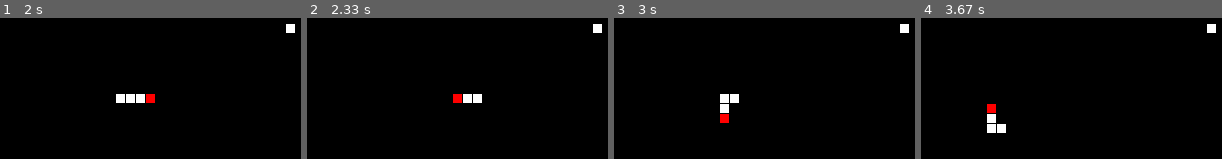
Above: before the commit, frames 1-4 (left to right).
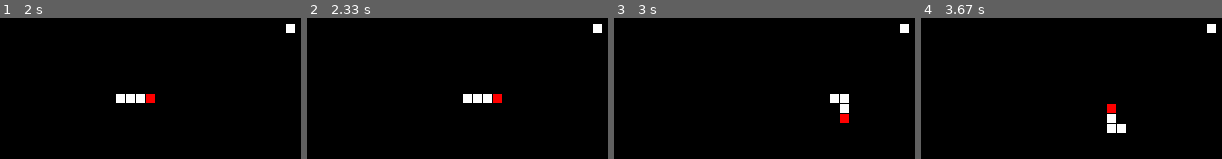
Above: after the commit, the same moments.

Repository: kaddour-khaled/pygame
Game: pygame game, started from main.py
Same seed, same stepped clock (60 frames per second), same inputs: the game is played once before the commit and once after it.
Inputs:
- Up to frame 1 (2 s): tap Enter at 0.33 s; hold Up 1.17-1.63 s; hold Right from 1.67 s (still down)
- Up to frame 2 (2.33 s): release Right at 2.13 s; hold Left from 2.17 s (still down)
- Up to frame 3 (3 s): release Left at 2.7 s; hold Down from 2.73 s (still down)
- Up to frame 4 (3.67 s): release Down at 3.03 s; hold Left 3.07-3.47 s; hold Up from 3.5 s (still down)

Frame 1 is identical in both runs. In frame 2, 0.6% of the frame differs, in the area x 48-65%, y 53-61%; in frame 3, 1.5%, in the area x 35-79%, y 53-75%; in frame 4, 1.5%.

Commit message:
handel collision betwwen food and snake

Diff:
--- a/main.py
+++ b/main.py
@@ -10,10 +10,12 @@
         self.run = True
         self.SIZE = self.WIDTH, self.HEIGHT = width, height
         self.snake = Snake(width // 2, height // 2)
-        self.food = {
-            'x': random.randrange(0, self.WIDTH - Snake.WIDTH_UNIT, Snake.WIDTH_UNIT),
-            'y': random.randrange(0, self.HEIGHT - Snake.HEIGHT_UNIT, Snake.HEIGHT_UNIT)
-            }
+        self.food = pygame.rect.Rect(
+            random.randrange(0, self.WIDTH - Snake.WIDTH_UNIT, Snake.WIDTH_UNIT),
+            random.randrange(0, self.HEIGHT - Snake.HEIGHT_UNIT, Snake.HEIGHT_UNIT),
+            Snake.WIDTH_UNIT-1,
+            Snake.HEIGHT_UNIT-1
+            )
 
     def on_init(self):
         # initialize pygame and all modules
@@ -29,24 +31,26 @@
         if event.type == pygame.QUIT:
             self.run = False
         if event.type == pygame.KEYDOWN:
-            if event.key == pygame.K_UP:
+            if event.key == pygame.K_UP and self.dy == 0:
                 self.dx = 0
                 self.dy = -1
-            if event.key == pygame.K_DOWN:
+            if event.key == pygame.K_DOWN and self.dy == 0:
                 self.dx = 0
                 self.dy = 1
-            if event.key == pygame.K_LEFT:
+            if event.key == pygame.K_LEFT and self.dx == 0:
                 self.dx = -1
                 self.dy = 0
-            if event.key == pygame.K_RIGHT:
+            if event.key == pygame.K_RIGHT and self.dx == 0:
                 self.dx = 1
                 self.dy = 0
 
     def on_loop(self):
         # the game loop
+
         # move the snake
         snake = self.snake.snake
         head = snake[0]
+
         new_Xpos = head.x + (Snake.WIDTH_UNIT * self.dx)
         new_YPos = head.y + (Snake.HEIGHT_UNIT * self.dy)
 
@@ -57,6 +61,25 @@
             queue.y = new_YPos
             snake.insert(0, queue)
 
+        # handel the collision of snake with food
+        if head.colliderect(self.food):
+            queue = snake[len(snake)- 1]
+            b_queue = snake[len(snake)- 2]
+            new_rect = pygame.rect.Rect(queue.x, queue.y, Snake.WIDTH_UNIT-1, Snake.HEIGHT_UNIT - 1)
+
+            if queue.x == b_queue.x:
+                new_rect.y += queue.y - b_queue.y
+
+            if queue.y == b_queue.y:
+                new_rect.x += queue.x - b_queue.x
+            snake.append(new_rect)
+
+            self.food = pygame.rect.Rect(
+            random.randrange(0, self.WIDTH - Snake.WIDTH_UNIT, Snake.WIDTH_UNIT),
+            random.randrange(0, self.HEIGHT - Snake.HEIGHT_UNIT, Snake.HEIGHT_UNIT),
+            Snake.WIDTH_UNIT-1,
+            Snake.HEIGHT_UNIT-1
+            )
 
 
     def on_render(self):
@@ -71,8 +94,7 @@
                 pygame.draw.rect(self.window, (255, 255, 255), r)
 
         # render the food
-        rect_food = pygame.rect.Rect(self.food['x'], self.food['y'], Snake.WIDTH_UNIT-1, Snake.HEIGHT_UNIT-1)
-        pygame.draw.rect(self.window, (255, 255, 255), rect_food)
+        pygame.draw.rect(self.window, (255, 255, 255), self.food)
 
         # update the window
         pygame.display.update()
@@ -88,7 +110,7 @@
 
         clock =  pygame.time.Clock();
         while self.run:
-            print(self.dx, self.dy)
+
             clock.tick(self.FPS)
             for event in pygame.event.get():
                 self.on_event(event)
